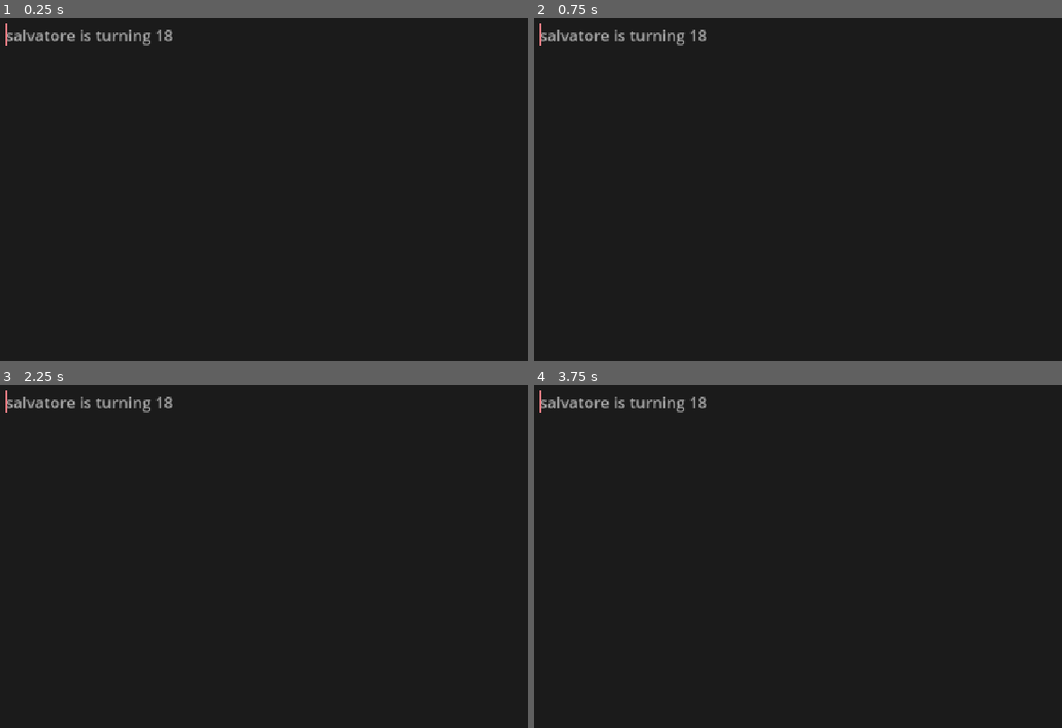
Above: before the commit, frames 1-4 (two rows, left to right).
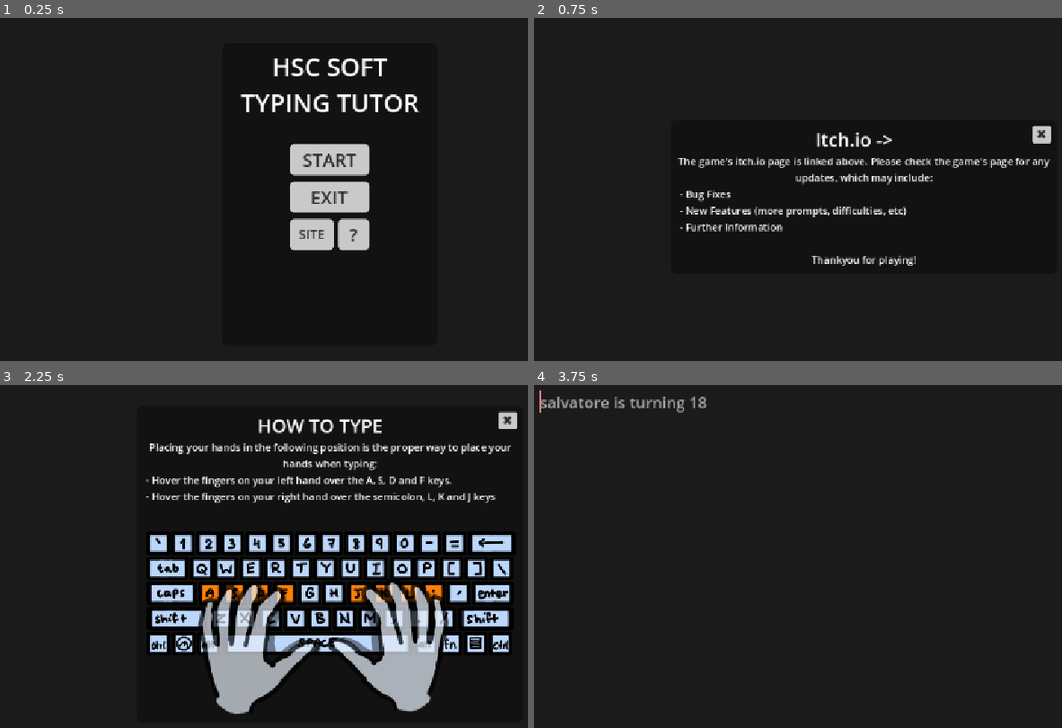
Above: after the commit, the same moments.

Repository: Salsa177/Typing-Game
Game: Godot game, scene res://Scenes/Main_Menu.tscn
Two runs of this game, one before a commit and one after it. Both use one fixed random seed, a clock stepped at 60 frames per second and the inputs below. Before the commit the project starts from res://Scenes/Typing_Game.tscn.
Inputs (mouse positions are in pixels of both pictures, inside the frame that each line leads up to):
- Up to frame 1 (0.25 s): no input
- Up to frame 2 (0.75 s): click (845, 234) at 0.5 s, where only the run after the commit has a clickable "SITE"
- Up to frame 3 (2.25 s): click (506, 501) at 1.25 s, where only the run after the commit has a clickable "✖"; click (353, 601) at 2 s, where only the run after the commit has a clickable "?"
- Up to frame 4 (3.75 s): click (1040, 419) at 2.75 s, where only the run after the commit has a clickable "✖"; click (861, 525) at 3.5 s, where only the run after the commit has a clickable "START"

The runs differ from the first frame. In frame 1, 6.0% of the frame differs, in the area x 1-80%, y 1-68%; in frame 2, 3.5%; in frame 3, 28%, in the area x 1-98%, y 1-97%; in frame 4, nothing differs.

Commit message:
main menu done! just need to add difficulties and the required prompts

Diff:
--- /dev/null
+++ b/Assets/button_style_big.tres
@@ -0,0 +1,42 @@
+[gd_resource type="Theme" load_steps=5 format=3 uid="uid://ducpp7i3myqe7"]
+
+[sub_resource type="StyleBoxEmpty" id="StyleBoxEmpty_hckgo"]
+
+[sub_resource type="StyleBoxFlat" id="StyleBoxFlat_c4tk2"]
+bg_color = Color(1, 1, 1, 1)
+corner_radius_top_left = 7
+corner_radius_top_right = 7
+corner_radius_bottom_right = 7
+corner_radius_bottom_left = 7
+shadow_color = Color(0, 0, 0, 1)
+shadow_offset = Vector2(5, 5)
+
+[sub_resource type="StyleBoxFlat" id="StyleBoxFlat_rmbjf"]
+bg_color = Color(0.787759, 0.787759, 0.787759, 1)
+corner_radius_top_left = 7
+corner_radius_top_right = 7
+corner_radius_bottom_right = 7
+corner_radius_bottom_left = 7
+shadow_color = Color(0, 0, 0, 1)
+shadow_offset = Vector2(5, 5)
+
+[sub_resource type="StyleBoxFlat" id="StyleBoxFlat_b7rmo"]
+bg_color = Color(0.621524, 0.621524, 0.621524, 1)
+corner_radius_top_left = 7
+corner_radius_top_right = 7
+corner_radius_bottom_right = 7
+corner_radius_bottom_left = 7
+shadow_color = Color(0, 0, 0, 1)
+shadow_offset = Vector2(5, 5)
+
+[resource]
+Button/colors/font_color = Color(0.162066, 0.162066, 0.162066, 1)
+Button/colors/font_disabled_color = Color(0, 0, 0, 0.5)
+Button/colors/font_focus_color = Color(0.215686, 0.215686, 0.215686, 1)
+Button/colors/font_hover_color = Color(0.215686, 0.215686, 0.215686, 1)
+Button/colors/font_pressed_color = Color(0.0999859, 0.099986, 0.099986, 1)
+Button/font_sizes/font_size = 29
+Button/styles/focus = SubResource("StyleBoxEmpty_hckgo")
+Button/styles/hover = SubResource("StyleBoxFlat_c4tk2")
+Button/styles/normal = SubResource("StyleBoxFlat_rmbjf")
+Button/styles/pressed = SubResource("StyleBoxFlat_b7rmo")
--- /dev/null
+++ b/Assets/button_style_small.tres
@@ -0,0 +1,39 @@
+[gd_resource type="Theme" load_steps=5 format=3 uid="uid://jf3dqc7k67gq"]
+
+[sub_resource type="StyleBoxEmpty" id="StyleBoxEmpty_hckgo"]
+
+[sub_resource type="StyleBoxFlat" id="StyleBoxFlat_c4tk2"]
+bg_color = Color(1, 1, 1, 1)
+corner_radius_top_left = 3
+corner_radius_top_right = 3
+corner_radius_bottom_right = 3
+corner_radius_bottom_left = 3
+shadow_color = Color(0, 0, 0, 1)
+
+[sub_resource type="StyleBoxFlat" id="StyleBoxFlat_rmbjf"]
+bg_color = Color(0.787759, 0.787759, 0.787759, 1)
+corner_radius_top_left = 3
+corner_radius_top_right = 3
+corner_radius_bottom_right = 3
+corner_radius_bottom_left = 3
+shadow_color = Color(0, 0, 0, 1)
+
+[sub_resource type="StyleBoxFlat" id="StyleBoxFlat_b7rmo"]
+bg_color = Color(0.621524, 0.621524, 0.621524, 1)
+corner_radius_top_left = 3
+corner_radius_top_right = 3
+corner_radius_bottom_right = 3
+corner_radius_bottom_left = 3
+shadow_color = Color(0, 0, 0, 1)
+
+[resource]
+Button/colors/font_color = Color(0.162066, 0.162066, 0.162066, 1)
+Button/colors/font_disabled_color = Color(0, 0, 0, 0.5)
+Button/colors/font_focus_color = Color(0.215686, 0.215686, 0.215686, 1)
+Button/colors/font_hover_color = Color(0.215686, 0.215686, 0.215686, 1)
+Button/colors/font_pressed_color = Color(0.0999859, 0.099986, 0.099986, 1)
+Button/font_sizes/font_size = 29
+Button/styles/focus = SubResource("StyleBoxEmpty_hckgo")
+Button/styles/hover = SubResource("StyleBoxFlat_c4tk2")
+Button/styles/normal = SubResource("StyleBoxFlat_rmbjf")
+Button/styles/pressed = SubResource("StyleBoxFlat_b7rmo")
--- /dev/null
+++ b/Scenes/Main_Menu.tscn
@@ -0,0 +1,253 @@
+[gd_scene load_steps=7 format=3 uid="uid://c2cq10uvl6tvi"]
+
+[ext_resource type="Script" uid="uid://clwvkj710sp0g" path="res://Scripts/main_menu.gd" id="1_b7rmo"]
+[ext_resource type="Theme" uid="uid://ducpp7i3myqe7" path="res://Assets/button_style_big.tres" id="1_rmbjf"]
+[ext_resource type="Theme" uid="uid://jf3dqc7k67gq" path="res://Assets/button_style_small.tres" id="2_b7rmo"]
+[ext_resource type="Texture2D" uid="uid://wdxh1wfs04pq" path="res://Assets/handpos.png" id="4_00u4r"]
+
+[sub_resource type="StyleBoxFlat" id="StyleBoxFlat_b7rmo"]
+bg_color = Color(0, 0, 0, 0.352941)
+corner_radius_top_left = 10
+corner_radius_top_right = 10
+corner_radius_bottom_right = 10
+corner_radius_bottom_left = 10
+expand_margin_left = 30.0
+expand_margin_top = 10.0
+expand_margin_right = 30.0
+
+[sub_resource type="StyleBoxFlat" id="StyleBoxFlat_00u4r"]
+bg_color = Color(0, 0, 0, 0.352941)
+corner_radius_top_left = 10
+corner_radius_top_right = 10
+corner_radius_bottom_right = 10
+corner_radius_bottom_left = 10
+expand_margin_left = 10.0
+expand_margin_top = 10.0
+expand_margin_right = 10.0
+expand_margin_bottom = 10.0
+
+[node name="MainMenu" type="Control"]
+layout_mode = 3
+anchors_preset = 15
+anchor_right = 1.0
+anchor_bottom = 1.0
+grow_horizontal = 2
+grow_vertical = 2
+script = ExtResource("1_b7rmo")
+
+[node name="ColorRect" type="ColorRect" parent="."]
+layout_mode = 1
+anchors_preset = 8
+anchor_left = 0.5
+anchor_top = 0.5
+anchor_right = 0.5
+anchor_bottom = 0.5
+offset_left = -595.0
+offset_top = -340.5
+offset_right = 595.0
+offset_bottom = 340.5
+grow_horizontal = 2
+grow_vertical = 2
+color = Color(0.10748, 0.10748, 0.10748, 1)
+
+[node name="MainMenu" type="CenterContainer" parent="."]
+unique_name_in_owner = true
+visible = false
+layout_mode = 1
+anchors_preset = 8
+anchor_left = 0.5
+anchor_top = 0.5
+anchor_right = 0.5
+anchor_bottom = 0.5
+offset_left = -206.0
+offset_top = -85.0
+offset_right = 206.0
+offset_bottom = 85.0
+grow_horizontal = 2
+grow_vertical = 2
+
+[node name="Title" type="Label" parent="MainMenu"]
+custom_minimum_size = Vector2(0, 475)
+layout_mode = 2
+size_flags_stretch_ratio = 0.0
+theme_override_font_sizes/font_size = 40
+theme_override_styles/normal = SubResource("StyleBoxFlat_b7rmo")
+text = "HSC SOFT
+TYPING TUTOR"
+horizontal_alignment = 1
+
+[node name="VBoxContainer" type="VBoxContainer" parent="MainMenu"]
+layout_mode = 2
+theme_override_constants/separation = 10
+
+[node name="Start Game" type="Button" parent="MainMenu/VBoxContainer"]
+unique_name_in_owner = true
+custom_minimum_size = Vector2(100, 50)
+layout_mode = 2
+theme = ExtResource("1_rmbjf")
+text = "START"
+
+[node name="Exit" type="Button" parent="MainMenu/VBoxContainer"]
+unique_name_in_owner = true
+custom_minimum_size = Vector2(110, 50)
+layout_mode = 2
+theme = ExtResource("1_rmbjf")
+text = "EXIT"
+
+[node name="Bottom Row" type="HBoxContainer" parent="MainMenu/VBoxContainer"]
+layout_mode = 2
+theme_override_constants/separation = 7
+
+[node name="Website" type="Button" parent="MainMenu/VBoxContainer/Bottom Row"]
+unique_name_in_owner = true
+custom_minimum_size = Vector2(70, 50)
+layout_mode = 2
+size_flags_horizontal = 0
+theme = ExtResource("1_rmbjf")
+theme_override_font_sizes/font_size = 21
+text = "SITE"
+
+[node name="HowToPlay" type="Button" parent="MainMenu/VBoxContainer/Bottom Row"]
+unique_name_in_owner = true
+custom_minimum_size = Vector2(50, 50)
+layout_mode = 2
+size_flags_horizontal = 10
+theme = ExtResource("1_rmbjf")
+theme_override_font_sizes/font_size = 29
+text = "?"
+
+[node name="HowToMenu" type="CenterContainer" parent="."]
+unique_name_in_owner = true
+visible = false
+layout_mode = 1
+anchors_preset = 8
+anchor_left = 0.5
+anchor_top = 0.5
+anchor_right = 0.5
+anchor_bottom = 0.5
+offset_left = -300.0
+offset_top = -231.0
+offset_right = 300.0
+offset_bottom = 231.0
+grow_horizontal = 2
+grow_vertical = 2
+
+[node name="PanelContainer" type="PanelContainer" parent="HowToMenu"]
+layout_mode = 2
+theme_override_styles/panel = SubResource("StyleBoxFlat_00u4r")
+
+[node name="VBoxContainer" type="VBoxContainer" parent="HowToMenu/PanelContainer"]
+layout_mode = 2
+size_flags_horizontal = 4
+size_flags_vertical = 4
+
+[node name="HBoxContainer" type="HBoxContainer" parent="HowToMenu/PanelContainer/VBoxContainer"]
+layout_mode = 2
+theme_override_constants/separation = 0
+
+[node name="HowTo-Title" type="Label" parent="HowToMenu/PanelContainer/VBoxContainer/HBoxContainer"]
+layout_mode = 2
+size_flags_horizontal = 3
+theme_override_font_sizes/font_size = 30
+text = "HOW TO TYPE"
+horizontal_alignment = 1
+
+[node name="CloseHowTo" type="Button" parent="HowToMenu/PanelContainer/VBoxContainer/HBoxContainer"]
+unique_name_in_owner = true
+custom_minimum_size = Vector2(30, 0)
+layout_mode = 2
+size_flags_horizontal = 8
+size_flags_vertical = 0
+theme = ExtResource("2_b7rmo")
+theme_override_font_sizes/font_size = 20
+text = "✖"
+
+[node name="HowTo-Text" type="Label" parent="HowToMenu/PanelContainer/VBoxContainer"]
+custom_minimum_size = Vector2(600, 0)
+layout_mode = 2
+text = "Placing your hands in the following position is the proper way to place your hands when typing:"
+horizontal_alignment = 1
+autowrap_mode = 3
+
+[node name="HowTo-Text2" type="Label" parent="HowToMenu/PanelContainer/VBoxContainer"]
+custom_minimum_size = Vector2(600, 0)
+layout_mode = 2
+text = " - Hover the fingers on your left hand over the A, S, D and F keys.
+ - Hover the fingers on your right hand over the semicolon, L, K and J keys
+"
+autowrap_mode = 3
+
+[node name="HandPosIMG" type="TextureRect" parent="HowToMenu/PanelContainer/VBoxContainer"]
+custom_minimum_size = Vector2(478, 247)
+layout_mode = 2
+texture = ExtResource("4_00u4r")
+expand_mode = 5
+stretch_mode = 5
+
+[node name="SiteMenu" type="CenterContainer" parent="."]
+unique_name_in_owner = true
+layout_mode = 1
+anchors_preset = 8
+anchor_left = 0.5
+anchor_top = 0.5
+anchor_right = 0.5
+anchor_bottom = 0.5
+offset_left = -300.0
+offset_top = -231.0
+offset_right = 300.0
+offset_bottom = 231.0
+grow_horizontal = 2
+grow_vertical = 2
+
+[node name="PanelContainer" type="PanelContainer" parent="SiteMenu"]
+layout_mode = 2
+theme_override_styles/panel = SubResource("StyleBoxFlat_00u4r")
+
+[node name="VBoxContainer" type="VBoxContainer" parent="SiteMenu/PanelContainer"]
+layout_mode = 2
+size_flags_horizontal = 4
+size_flags_vertical = 4
+
+[node name="HBoxContainer" type="HBoxContainer" parent="SiteMenu/PanelContainer/VBoxContainer"]
+layout_mode = 2
+theme_override_constants/separation = 0
+
+[node name="SiteTitle" type="Label" parent="SiteMenu/PanelContainer/VBoxContainer/HBoxContainer"]
+layout_mode = 2
+size_flags_horizontal = 3
+theme_override_font_sizes/font_size = 30
+text = "Itch.io ->"
+horizontal_alignment = 1
+
+[node name="CloseSite" type="Button" parent="SiteMenu/PanelContainer/VBoxContainer/HBoxContainer"]
+unique_name_in_owner = true
+custom_minimum_size = Vector2(30, 0)
+layout_mode = 2
+size_flags_horizontal = 8
+size_flags_vertical = 0
+theme = ExtResource("2_b7rmo")
+theme_override_font_sizes/font_size = 20
+text = "✖"
+
+[node name="SiteText" type="Label" parent="SiteMenu/PanelContainer/VBoxContainer"]
+custom_minimum_size = Vector2(600, 0)
+layout_mode = 2
+text = "The game's itch.io page is linked above. Please check the game's page for any updates, which may include:"
+horizontal_alignment = 1
+autowrap_mode = 3
+
+[node name="SiteText2" type="Label" parent="SiteMenu/PanelContainer/VBoxContainer"]
+custom_minimum_size = Vector2(600, 0)
+layout_mode = 2
+text = " - Bug Fixes
+ - New Features (more prompts, difficulties, etc)
+ - Further Information"
+autowrap_mode = 3
+
+[node name="SiteText3" type="Label" parent="SiteMenu/PanelContainer/VBoxContainer"]
+custom_minimum_size = Vector2(600, 0)
+layout_mode = 2
+text = "
+Thankyou for playing!"
+horizontal_alignment = 1
+autowrap_mode = 3
--- /dev/null
+++ b/Scripts/main_menu.gd
@@ -0,0 +1,51 @@
+extends Control
+
+@onready var main_menu: CenterContainer = %MainMenu
+@onready var how_to_menu: CenterContainer = %HowToMenu
+@onready var site_menu: CenterContainer = %SiteMenu
+@onready var close_site: Button = %CloseSite
+@onready var close_how_to: Button = %CloseHowTo
+@onready var open_site: Button = %Website
+@onready var open_how_to: Button = %HowToPlay
+@onready var start: Button = %"Start Game"
+@onready var exit: Button = %Exit
+
+
+
+func _ready() -> void:
+	main_menu.visible = true
+	how_to_menu.visible = false
+	site_menu.visible = false
+
+	start.pressed.connect(play)
+	exit.pressed.connect(close)
+	close_how_to.pressed.connect(how_to)
+	open_how_to.pressed.connect(how_to)
+	open_site.pressed.connect(site)
+	close_site.pressed.connect(site)
+
+
+func play() -> void:
+	get_tree().change_scene_to_file("res://Scenes/Typing_Game.tscn")
+
+
+func close() -> void:
+	get_tree().quit()
+
+
+func how_to() -> void:
+	if how_to_menu.visible:
+		how_to_menu.visible = false
+		main_menu.visible = true
+	else:
+		how_to_menu.visible = true
+		main_menu.visible = false
+
+
+func site() -> void:
+	if site_menu.visible:
+		site_menu.visible = false
+		main_menu.visible = true
+	else:
+		site_menu.visible = true
+		main_menu.visible = false
--- a/Scripts/world_manage.gd
+++ b/Scripts/world_manage.gd
@@ -28,8 +28,7 @@
 func _ready() -> void:
 	current_index = 0
 	get_prompt()
-	print(current_prompt)
-	print(current_index)
+	print("\n \n \n \n ", current_prompt)
 
 
 func _process(delta: float) -> void:
@@ -131,8 +130,8 @@
 	#print(current_index)
 	#print(timer_index)
 	#print(total_timer)
-	print(wpm_stored_times)
-	print(wpm_word_timer)
+	#print(wpm_stored_times)
+	#print(wpm_word_timer)
 
 
 func set_type_label(prompt: PackedStringArray) -> void:
--- a/project.godot
+++ b/project.godot
@@ -11,7 +11,7 @@
 [application]
 
 config/name="Typing Game"
-run/main_scene="uid://cpcsp0eg774g2"
+run/main_scene="uid://c2cq10uvl6tvi"
 config/features=PackedStringArray("4.4", "Forward Plus")
 config/icon="res://icon.svg"
 
Binary file added: Assets/handpos.png
Not shown, added: Assets/handpos.png.import
Not shown, added: Scripts/main_menu.gd.uid
